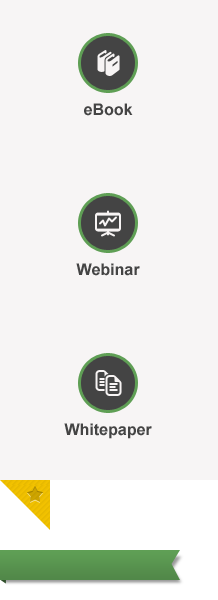
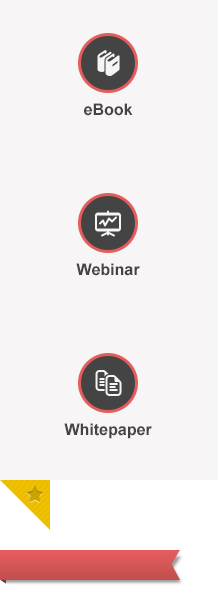
Revision of a layered w=218, h=600 image; what changed, layer by layer:
painted on "ribbon" (2nd of 3, in "faixa" › "ribbon"), masked it over box(0, 550, 180, 580)
painted on "ribbon" (3rd of 3, in "faixa" › "ribbon"), masked it over box(0, 579, 6, 584)
painted on "icone" (1st of 3, in "whitepaper"), masked it over box(95, 370, 122, 396)
painted on "elipse" (1st of 3, in "whitepaper"), masked it over box(78, 353, 138, 413)
masked "thumb" (1st of 3, in "whitepaper") over box(64, 353, 152, 439)
painted on "icone" (2nd of 3, in "webinar"), masked it over box(95, 210, 121, 237)
painted on "elipse" (2nd of 3, in "webinar"), masked it over box(78, 193, 138, 253)
masked "thumb" (2nd of 3, in "webinar") over box(76, 193, 140, 276)
painted on "icone" (3rd of 3, in "ebook"), masked it over box(98, 50, 120, 76)
painted on "elipse" (3rd of 3, in "ebook"), masked it over box(78, 33, 138, 93)
masked "thumb" (3rd of 3, in "ebook") over box(78, 33, 138, 116)
